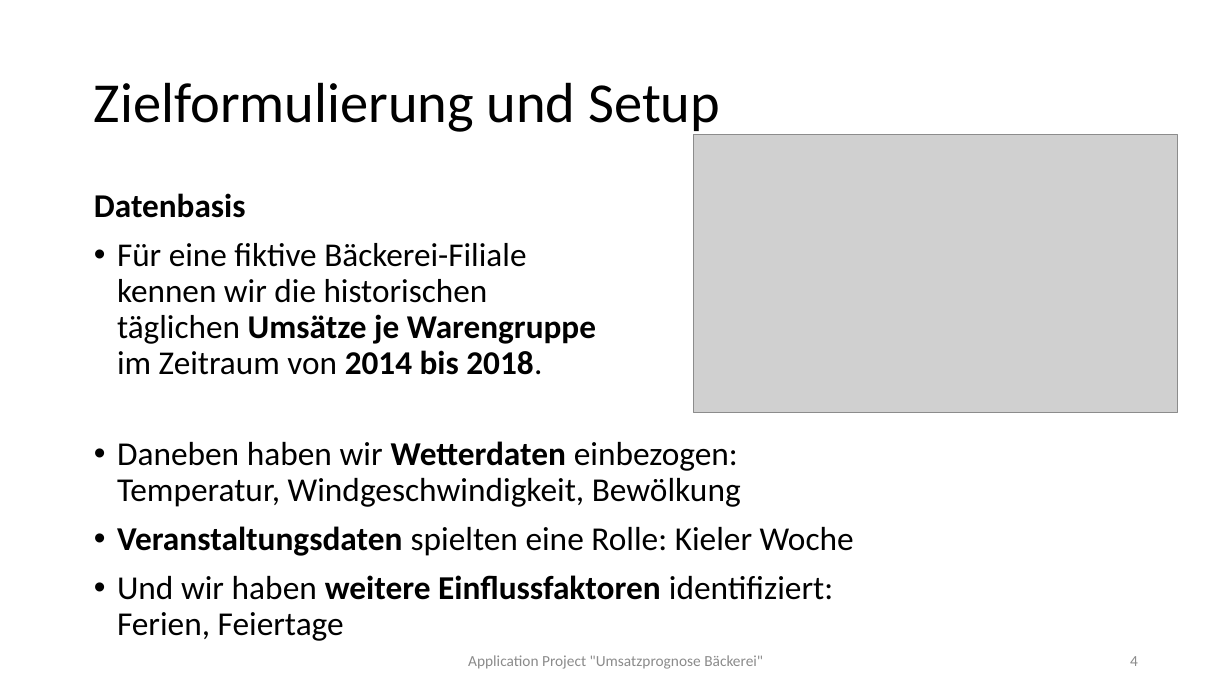
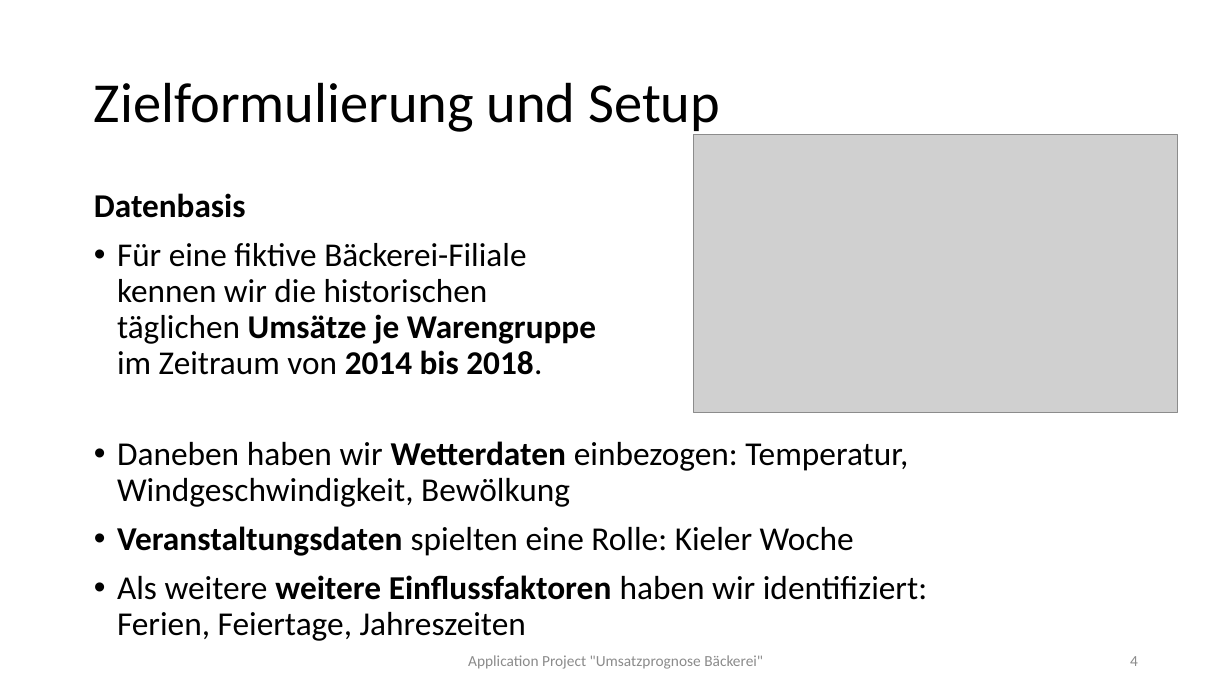
Before and after one commit to ChristinaMaedge/Application_Project, a slide deck: slide 4 of ApplicationProject_UmsatzprognoseBäckerei_v2.pptx. Drawn at 1232x693 pixels with LibreOffice and Linux fonts; fonts in the diff are those of the drawing; grey boxes stand for pictures. Boxes give left, top, right and bottom in pixels: in the first picture for what was removed or moved away, otherwise in the second. Text is boxed around its words. In the diff, an @@ line names an element or a change of style, - is before the commit and + after.

```diff
--- a/ApplicationProject_UmsatzprognoseBäckerei_v2.pptx
+++ b/ApplicationProject_UmsatzprognoseBäckerei_v2.pptx
@@ text at <box>117,575,927,641</box>: text changed @@
-• Und wir haben weitere Einflussfaktoren identifiziert: Ferien, Feiertage
+• Als weitere weitere Einflussfaktoren haben wir identifiziert: Ferien, Feiertage, Jahreszeiten
```
Also in this commit, not shown: 4 other slides changed, 4 slides added, 3 other files.
